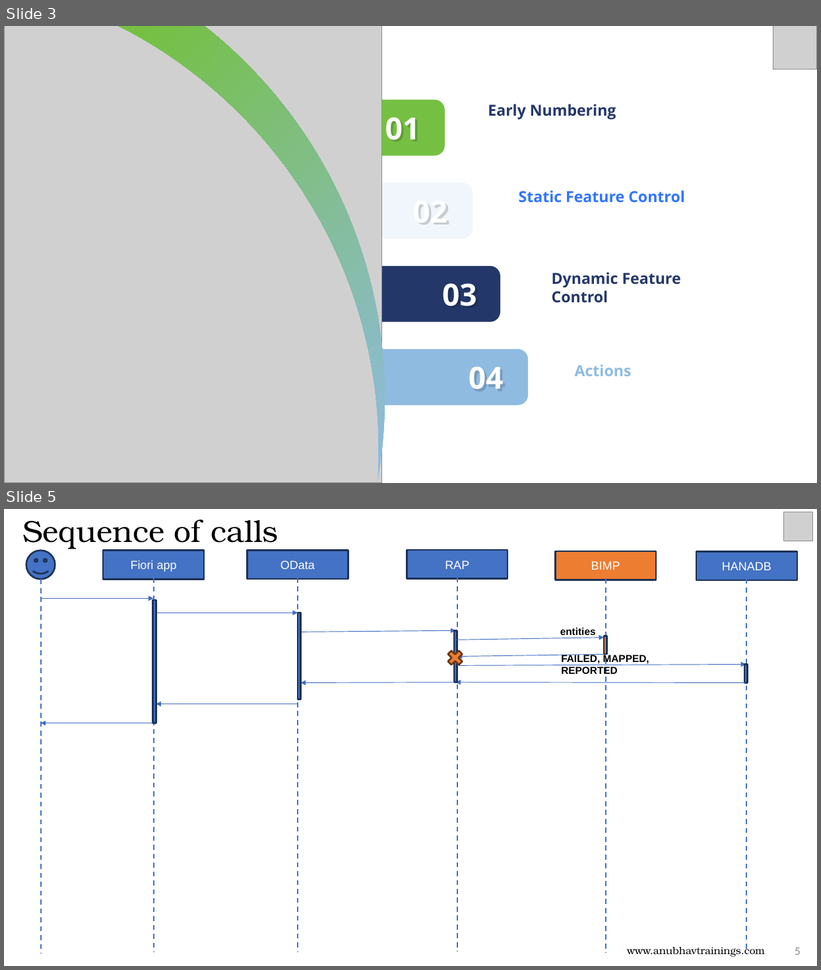
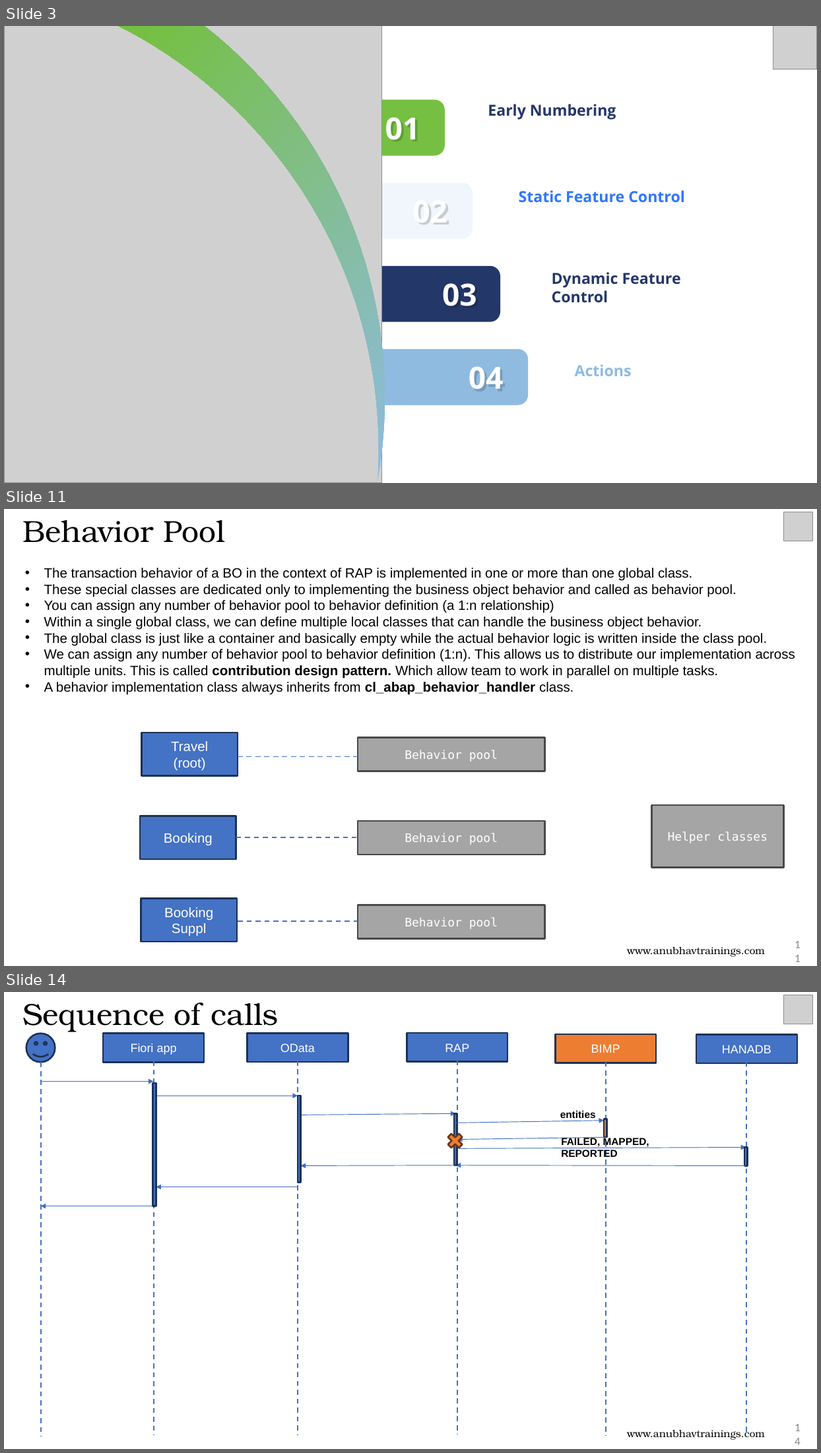
Before and after one commit to soyuztechnologies/RAP_Training_Applied_Materials, a slide deck: Day 8/DAY-8.pptx. Shown one above the other, each under a label of ours: slides 3 and 5 before the commit, slides 3, 11 and 14 after it; the slides between them are not shown. The pictures are 821x970 and 821x1453 pixels, drawn with LibreOffice and Linux fonts; fonts in the diff are those of the drawing; grey boxes stand for pictures. Boxes give left, top, right and bottom in pixels: in the first picture for what was removed or moved away, otherwise in the second. Text is boxed around its words. In the diff, an @@ line names an element or a change of style, - is before the commit and + after.

```diff
--- a/Day 8/DAY-8.pptx
+++ b/Day 8/DAY-8.pptx
@@ slide 11 added at [4,509,817,966], background #FFFFFF @@
@@ text added at [22,520,225,543], 36 pt, text #000000 @@
+Behavior Pool
@@ picture added at [783,512,813,541] @@
@@ text added at [44,568,795,694], 16 pt, text #000000 @@
+• The transaction behavior of a BO in the context of RAP is implemented in one or more than one global class.
+• These special classes are dedicated only to implementing the business object behavior and called as behavior pool.
+• You can assign any number of behavior pool to behavior definition (a 1:n relationship)
+• Within a single global class, we can define multiple local classes that can handle the business object behavior.
+• The global class is just like a container and basically empty while the actual behavior logic is written inside the class pool.
+• We can assign any number of behavior pool to behavior definition (1:n). This allows us to distribute our implementation across multiple units. This is called contribution design pattern. Which allow team to work in parallel on multiple tasks.
+• A behavior implementation class always inherits from cl_abap_behavior_handler class.
@@ rectangle added at [141,733,237,776], fill #4472C4, outline #1E3256 2 pt, 16 pt, text #FFFFFF @@
+Travel
+(root)
@@ rectangle added at [358,738,545,771], fill #A5A5A5, outline #484848 2 pt, 14 pt, text #FFFFFF @@
+Behavior pool
@@ line added from (238, 757) to (358, 757), #4472C4 1.5 pt dashed @@
@@ rectangle added at [652,805,783,867], fill #A5A5A5, outline #484848 2 pt, 14 pt, text #FFFFFF @@
+Helper classes
@@ rectangle added at [140,817,236,859], fill #4472C4, outline #1E3256 2 pt, 16 pt, text #FFFFFF @@
+Booking
@@ rectangle added at [358,821,545,855], fill #A5A5A5, outline #484848 2 pt, 14 pt, text #FFFFFF @@
+Behavior pool
@@ line added from (236, 838) to (356, 838), #4472C4 1.5 pt dashed @@
@@ rectangle added at [141,899,236,942], fill #4472C4, outline #1E3256 2 pt, 16 pt, text #FFFFFF @@
+Booking Suppl
@@ line added from (238, 922) to (358, 922), #4472C4 1.5 pt dashed @@
@@ rectangle added at [358,906,545,939], fill #A5A5A5, outline #484848 2 pt, 14 pt, text #FFFFFF @@
+Behavior pool
@@ page number added at [785,939,807,964], 13.3 pt, text #888888 @@
+11
@@ text added at [627,947,765,957], 12 pt, text #000000 @@
+www.anubhavtrainings.com
@@ what was slide 5 is now slide 14 @@
@@ page number at [795,1431,801,1438]: text changed @@
-5
+14
```
Also in this commit, not shown: 1 slide changed, 9 other slides added, 10 other files.
